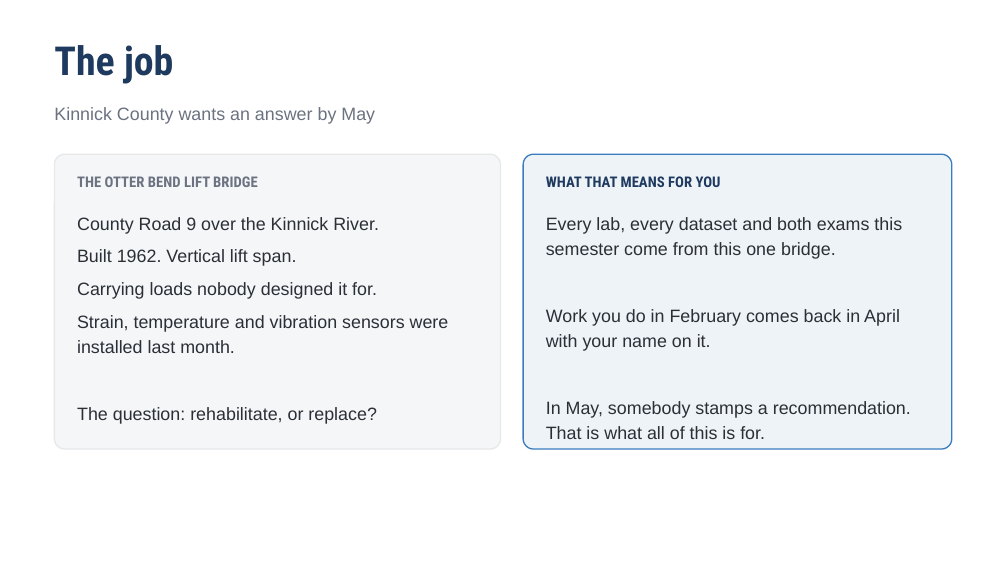
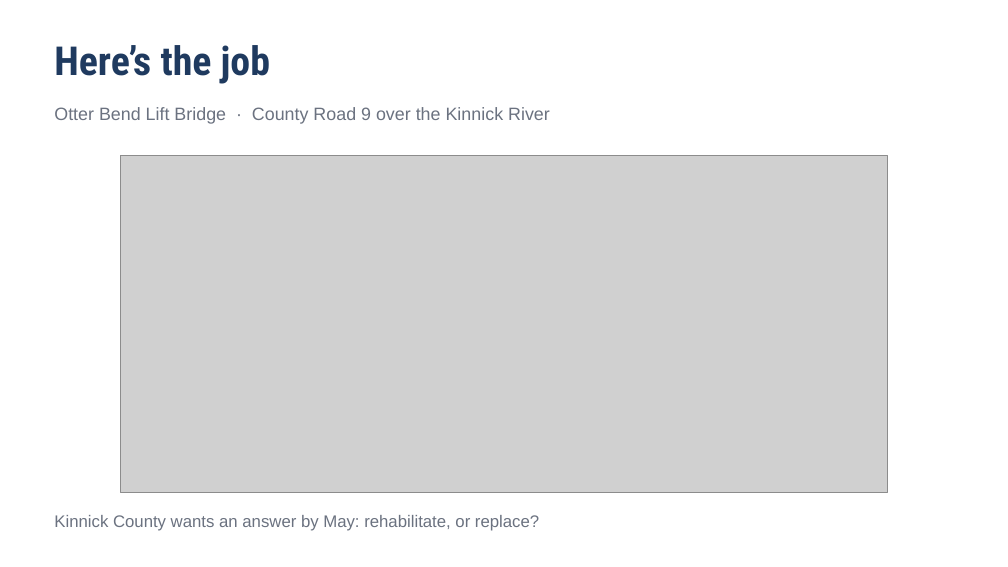
Before and after one commit to Stone-Arch-Collective/Design-and-AI, a slide deck: slide 3 of teaching-pack/02-M01-first-day/M01-slides-first-day.pptx. Drawn at 1008x567 pixels with LibreOffice and Linux fonts; fonts in the diff are those of the drawing; grey boxes stand for pictures. Boxes give left, top, right and bottom in pixels: in the first picture for what was removed or moved away, otherwise in the second. Text is boxed around its words. In the diff, an @@ line names an element or a change of style, - is before the commit and + after.

```diff
--- a/teaching-pack/02-M01-first-day/M01-slides-first-day.pptx
+++ b/teaching-pack/02-M01-first-day/M01-slides-first-day.pptx
@@ text at (54,45,270,84): text changed @@
-The job
+Here’s the job
@@ text at (54,107,550,124): text changed @@
-Kinnick County wants an answer by May
+Otter Bend Lift Bridge · County Road 9 over the Kinnick River
@@ rounded rectangle removed at (54,154,501,449) @@
@@ text removed at (77,176,258,187) @@
-THE OTTER BEND LIFT BRIDGE
@@ picture added at (120,156,888,492) @@
@@ rounded rectangle removed at (523,154,952,449) @@
@@ text removed at (546,176,721,187) @@
-WHAT THAT MEANS FOR YOU
@@ text removed at (77,217,449,424) @@
-County Road 9 over the Kinnick River.
-Built 1962. Vertical lift span.
-Carrying loads nobody designed it for.
-Strain, temperature and vibration sensors were installed last month.
-The question: rehabilitate, or replace?
@@ text removed at (546,217,911,439) @@
-Every lab, every dataset and both exams this semester come from this one bridge.
-Work you do in February comes back in April with your name on it.
-In May, somebody stamps a recommendation. That is what all of this is for.
@@ text added at (54,515,539,531), 16 pt, text #6B7280 @@
+Kinnick County wants an answer by May: rehabilitate, or replace?
```
Also in this commit, not shown: 3 other slides changed, 2 slides added.
